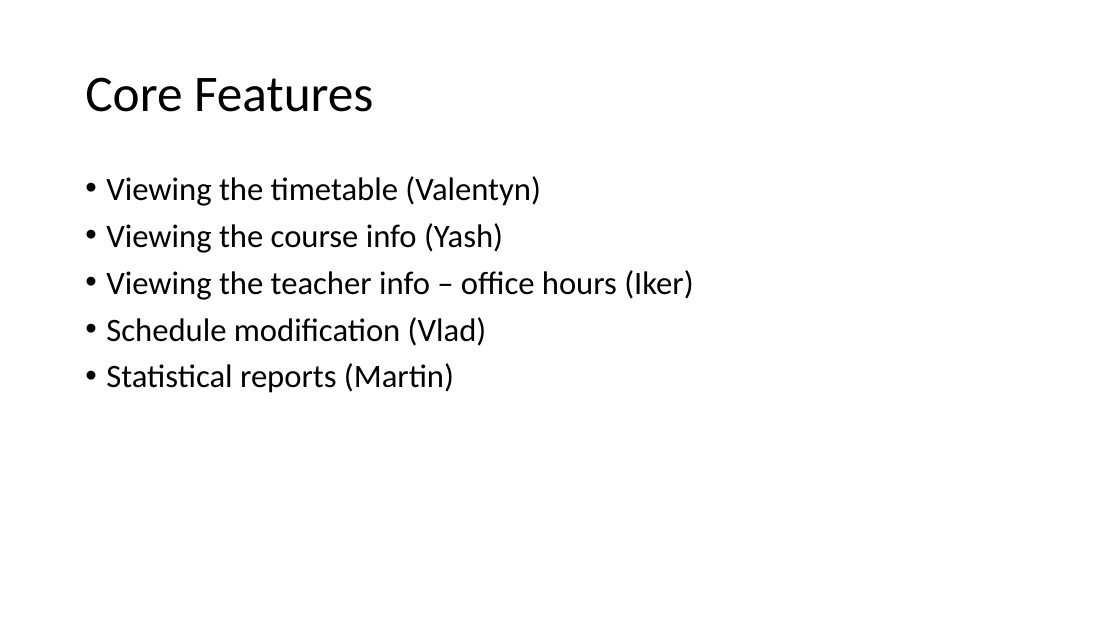
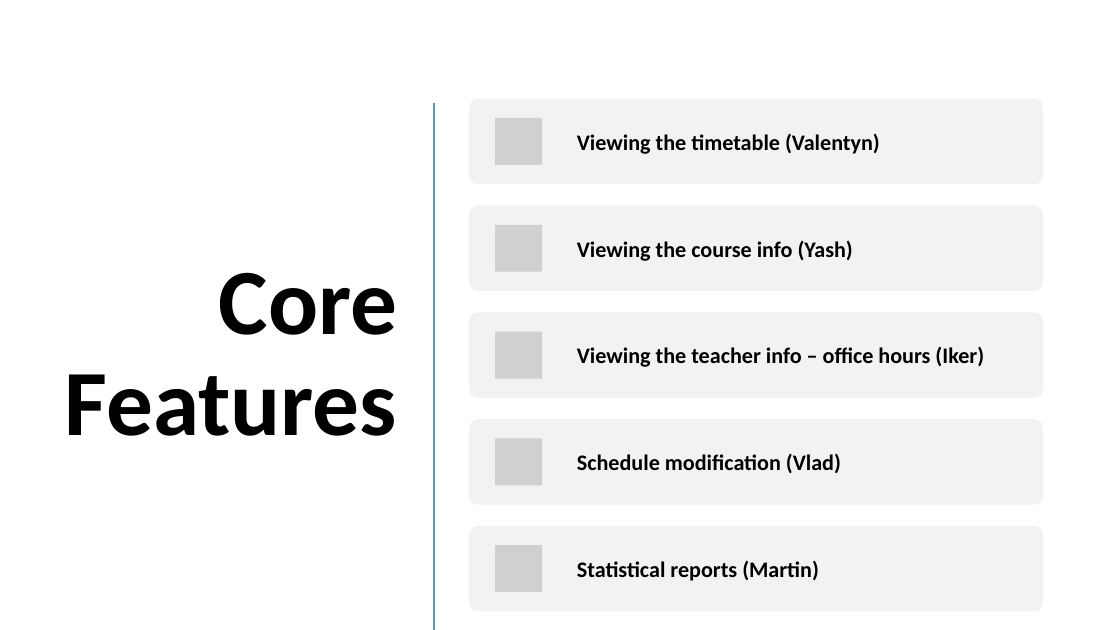
Before and after one commit to mayembe-martin/software_architecture_schedules, a slide deck: slide 5 of Schedules 1.pptx (slide 2 before the commit). Drawn at 1120x630 pixels with LibreOffice and Linux fonts; fonts in the diff are those of the drawing; grey boxes stand for pictures. Boxes give left, top, right and bottom in pixels: in the first picture for what was removed or moved away, otherwise in the second. Text is boxed around its words. In the diff, an @@ line names an element or a change of style, - is before the commit and + after.

```diff
--- a/Schedules 1.pptx
+++ b/Schedules 1.pptx
@@ title "Core Features": place and size @@
-title "Core Features" at bbox=[85, 77, 373, 112]
+title "Core Features" at bbox=[65, 272, 398, 436]
@@ title "Core Features" at bbox=[65, 272, 398, 436]: size 44 to 80 pt, bold on; alignment left to right @@
@@ line added from (434, 104) to (434, 629), #ED7D31 2 pt @@
@@ text removed at bbox=[106, 176, 693, 393] @@
-• Viewing the timetable (Valentyn)
-• Viewing the course info (Yash)
-• Viewing the teacher info – office hours (Iker)
-• Schedule modification (Vlad)
-• Statistical reports (Martin)
@@ group added at bbox=[470, 99, 1044, 612]: 5 rounded rectangles, 5 pictures, 5 texts @@
+Viewing the timetable (Valentyn)
+Viewing the course info (Yash)
+Viewing the teacher info – office hours (Iker)
+Schedule modification (Vlad)
+Statistical reports (Martin)
```
Also in this commit, not shown: 8 other slides changed, 4 slides added, 5 slides removed.
